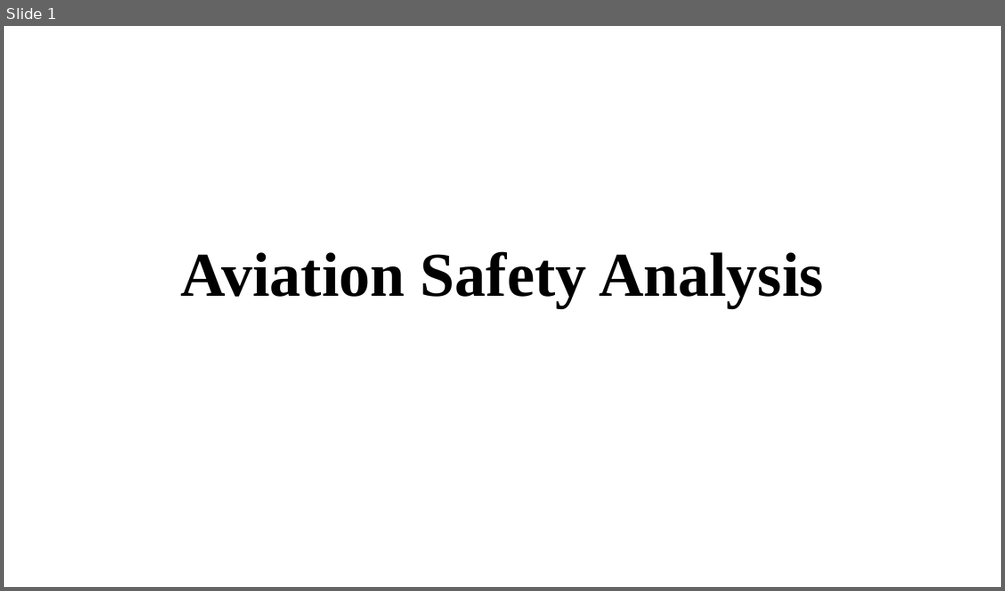
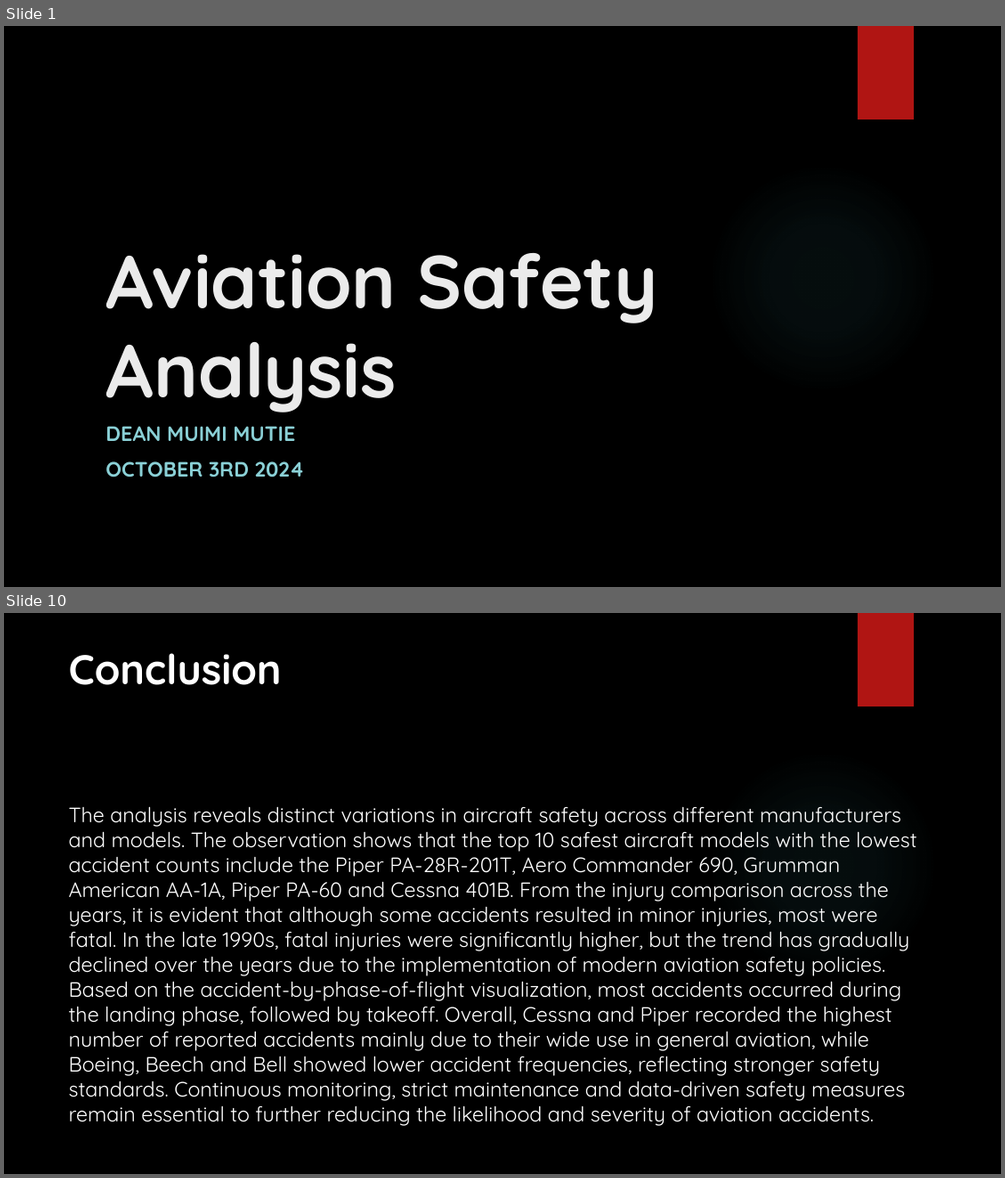
Before and after one commit to muimidean/aviation_safety_analysis, a slide deck: Aviation_Safety_Analysis_Presentation.pptx. Shown one above the other, each under a label of ours: slide 1 before the commit, slides 1 and 10 after it; the slides between them are not shown. The pictures are 1005x591 and 1005x1178 pixels, drawn with LibreOffice and Linux fonts; fonts in the diff are those of the drawing; background and template pictures are left out. Boxes give left, top, right and bottom in pixels: in the first picture for what was removed or moved away, otherwise in the second. Text is boxed around its words. In the diff, an @@ line names an element or a change of style, - is before the commit and + after.

```diff
--- a/Aviation_Safety_Analysis_Presentation.pptx
+++ b/Aviation_Safety_Analysis_Presentation.pptx
@@ slide 10 added at (4,613,1001,1174), background picture (left out); not listed: 2 template elements that a slide beside it also shows @@
@@ text added at (69,653,282,685), 40 pt, text #FFFFFF, bold @@
+Conclusion
@@ text added at (69,806,917,1126), 20 pt, text #FFFFFF @@
+The analysis reveals distinct variations in aircraft safety across different manufacturers and models. The observation shows that the top 10 safest aircraft models with the lowest accident counts include the Piper PA-28R-201T, Aero Commander 690, Grumman American AA-1A, Piper PA-60 and Cessna 401B. From the injury comparison across the years, it is evident that although some accidents resulted in minor injuries, most were fatal. In the late 1990s, fatal injuries were significantly higher, but the trend has gradually declined over the years due to the implementation of modern aviation safety policies. Based on the accident-by-phase-of-flight visualization, most accidents occurred during the landing phase, followed by takeoff. Overall, Cessna and Piper recorded the highest number of reported accidents mainly due to their wide use in general aviation, while Boeing, Beech and Bell showed lower accident frequencies, reflecting stronger safety standards. Continuous monitoring, strict maintenance and data-driven safety measures remain essential to further reducing the likelihood and severity of aviation accidents.
@@ slide 1 changed as well @@
@@ background #FFFFFF to picture (left out) @@
@@ rectangle added at (858,26,914,119), fill #B01513 @@
@@ title "Aviation Safety Analysis": place and size @@
-title "Aviation Safety Analysis" at (181,251,824,308)
+title "Aviation Safety Analysis" at (105,253,658,412)
@@ title "Aviation Safety Analysis" at (105,253,658,412): size 60 to 72 pt, font Times New Roman to Quicksand, text colour #000000 to #EBEBEB; alignment centre to left; line spacing 0.9 to 1 @@
@@ ellipse added at (708,163,938,394), fill gradient #50B9C1 @@
@@ subtitle added at (105,426,305,477), 20 pt, text #8AD0D6, bold @@
+DEAN MUIMI MUTIE
+OCTOBER 3RD 2024
```
Also in this commit, not shown: 2 other slides changed, 8 other slides added, 2 slides removed.
